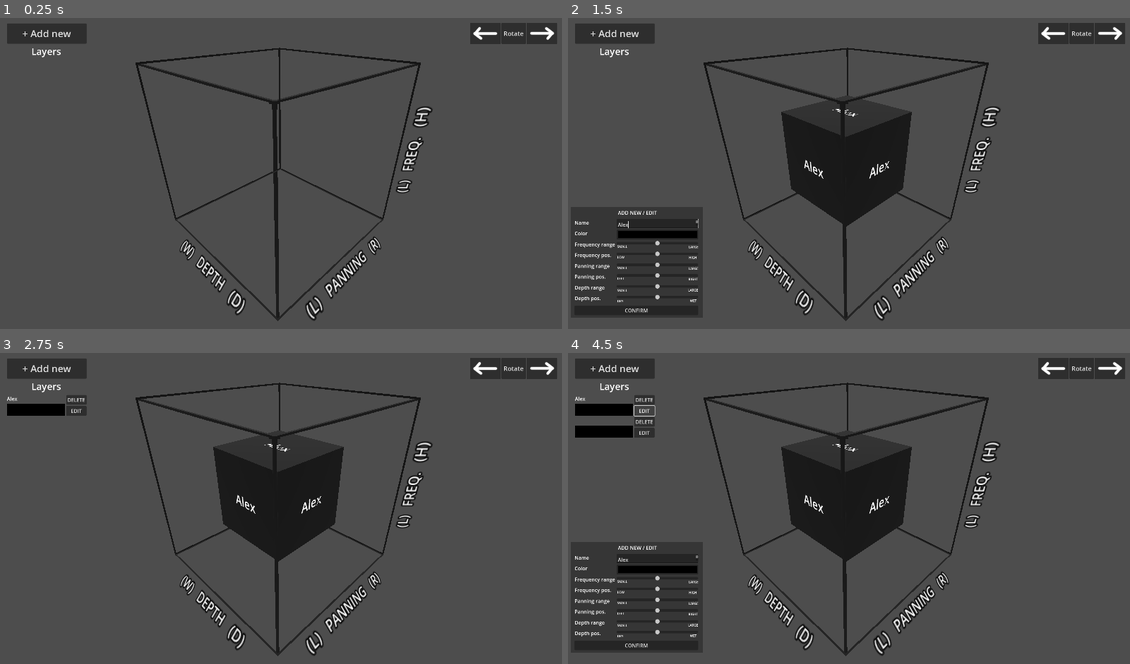
Above: before the commit, frames 1-4 (two rows, left to right).
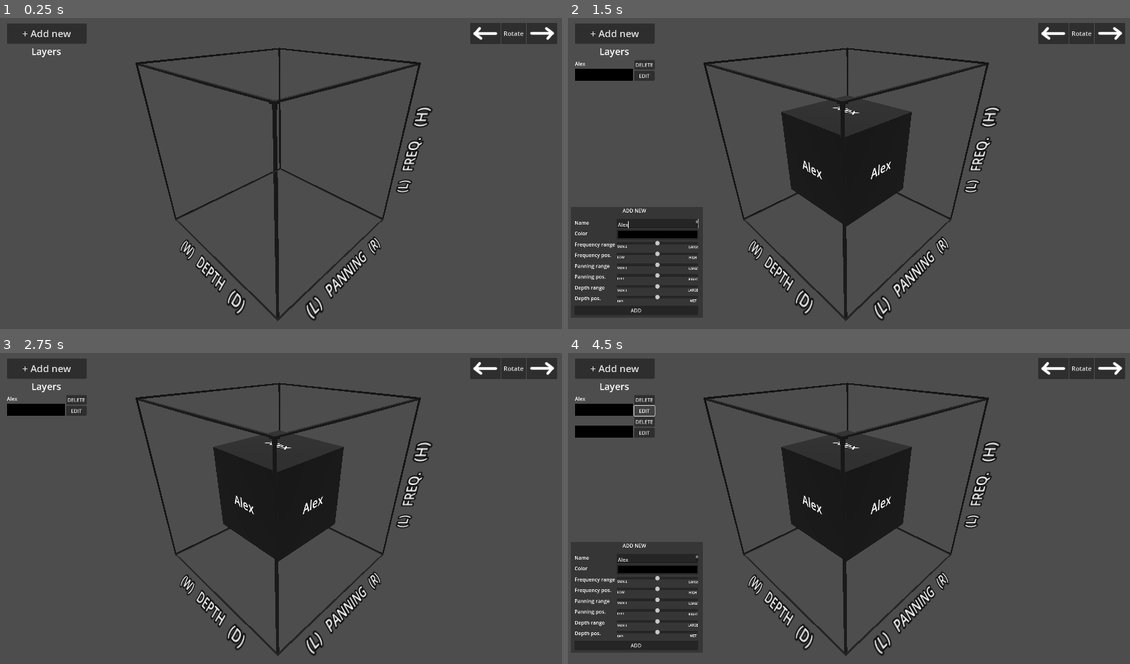
Above: after the commit, the same moments.

Repository: Maxi0272/DDU-eksamen
Game: Godot game, scene res://main.tscn
The game is run twice, just before and just after one commit, with the same random seed, the same clock (stepped at 60 frames per second) and the same inputs.
Inputs (mouse positions are in pixels of both pictures, inside the frame that each line leads up to):
- Up to frame 1 (0.25 s): no input
- Up to frame 2 (1.5 s): click "+ Add new" at 0.5 s; click (657, 223) at 1.27 s; type "Alex" at 1.35 s
- Up to frame 3 (2.75 s): click "CONFIRM" (after the commit: "ADD") at 2 s
- Up to frame 4 (4.5 s): click "+ Add new" at 2.75 s; click "CONFIRM" (after the commit: "ADD") at 3.5 s; click "EDIT" at 4.25 s

The runs differ from the first frame. In frame 2, 0.9% of the frame differs, in the area x 1-58%, y 13-95%; in frame 3, 0.2%; in frame 4, 0.3%.

Commit message:
fixed bug with edit button
Fised an issue where the layer wouldnt appear when pressing edit button while adding a new box

Diff:
--- a/Program/Box_list_container.gd
+++ b/Program/Box_list_container.gd
@@ -1,6 +1,15 @@
 extends VBoxContainer
 const inner_box = preload("res://Inner_box_template.tscn")
 
+
+func _on_add_new_pressed():
+#	await get_tree().create_timer(0.5).timeout
+#	var box_list_inst = inner_box.instantiate()
+#	self.add_child(box_list_inst)
+	pass
+
+
 func _on_new_box_buttonpress():
-	var box_list_inst = inner_box.instantiate()
-	self.add_child(box_list_inst)
+#	var box_list_inst = inner_box.instantiate()
+#	self.add_child(box_list_inst)
+	pass
--- a/Program/Camera_point.gd
+++ b/Program/Camera_point.gd
@@ -1,6 +1,7 @@
 extends Node3D
 var toggleL = false
 var toggleR = false
+
 
 func _process(_delta):
 	if Input.is_action_pressed("ui_left"):
@@ -11,6 +12,7 @@
 		rotate_y(-0.01)
 #Toggle for rotate RIGHT with arrowkey
 
+#		rotate_x(-0.01)
 	if toggleL:
 		rotate_y(0.01)
 	if toggleR:
--- a/Program/Inner_box_template.gd
+++ b/Program/Inner_box_template.gd
@@ -3,13 +3,14 @@
 @onready var color_rect = $Color_rect_vbox/ColorRect
 signal edit
 
-var box_id = Manager.id - 1
+var box_id = Manager.id
 
 func _ready():
 	size_flags_vertical = SIZE_EXPAND
 # 	Tænder for "Expand" på Hbox fordi dette ikke kan gøres i scenen da den ikke er barn af en control node
 
 func _process(_delta):
+	print(box_id)
 	label.text = Manager.test[box_id]["name"]
 	color_rect.color = Manager.test[box_id]["color"]
 
--- /dev/null
+++ b/Program/Outerbox.gd
@@ -0,0 +1,24 @@
+extends CSGBox3D
+@onready var outerbox = $"."
+
+
+var my_basis = Basis.IDENTITY
+var angle = TAU / 2
+# Called when the node enters the scene tree for the first time.
+func _ready():
+	pass # Replace with function body.
+#
+#func _process(delta: float) -> void:
+#	basis = basis.rotated(Vector3.UP, rad_to_deg(delta * 360))
+
+# Called every frame. 'delta' is the elapsed time since the previous frame.
+func _process(delta):
+#	self.my_basis
+#	if Input.is_action_pressed("ui_right"):
+#		my_basis = my_basis.rotated(Vector3.DOWN, 0.01)
+#		basis = my_basis
+##Toggle for rotate RIGHT with arrowkey
+#	if Input.is_action_pressed("ui_up"):
+#		my_basis = my_basis.rotated(Vector3.RIGHT, 0.01)
+#		basis = my_basis
+	pass
--- a/Program/main.gd
+++ b/Program/main.gd
@@ -1,12 +1,17 @@
 extends Node3D
 @onready var new_box = $Canvas_layer/HUD/New_box
+const inner_box = preload("res://Inner_box_template.tscn")
+@onready var box_list_container = $Canvas_layer/HUD/Box_list_container
 
 func _on_add_new_pressed():
 	new_box.show()
 	if Manager.shown == 0:
+		print ("working")
 		var new_dict = {Manager.id:{"id" : Manager.id, "name" : "", "color" : Color(0,0,0,1),  "freq_low" : 50, "freq_high" : 50, "pan_pos" : 50, "pan_size" : 50 ,"depth_low" : 50, "depth_high": 50, "hidden" : false, "editing" : false}}
 		Manager.test.merge(new_dict)
 		Manager.shown = 1
 	var box_3d = load("res://standard_box.tscn").instantiate()
 	$Outerbox.add_child(box_3d)
 	box_3d.position = Vector3(-50,-50,-50)
+#	var box_list_inst = inner_box.instantiate()
+#	box_list_container.add_child(box_list_inst)
--- a/Program/main.tscn
+++ b/Program/main.tscn
@@ -1,8 +1,9 @@
-[gd_scene load_steps=8 format=3 uid="uid://ce6m8secxwxlj"]
+[gd_scene load_steps=9 format=3 uid="uid://ce6m8secxwxlj"]
 
 [ext_resource type="Shader" path="res://main.gdshader" id="1_j7sod"]
 [ext_resource type="Script" path="res://main.gd" id="1_uis4v"]
 [ext_resource type="Script" path="res://Box_list_container.gd" id="3_6u030"]
+[ext_resource type="Script" path="res://Outerbox.gd" id="3_12dup"]
 [ext_resource type="Script" path="res://Camera_point.gd" id="4_6qh1k"]
 [ext_resource type="PackedScene" uid="uid://cq6ckwwmv3k7g" path="res://new_box.tscn" id="5_i3mma"]
 [ext_resource type="Texture2D" uid="uid://cfeie2h0sp4b1" path="res://Untitled-1.png" id="5_nke22"]
@@ -38,6 +39,7 @@
 transform = Transform3D(1, 0, 0, 0, 1, 0, 0, 0, 1, 50, 50, 50)
 material_override = SubResource("ShaderMaterial_c4s5m")
 size = Vector3(100, 100, 100)
+script = ExtResource("3_12dup")
 
 [node name="Panning" type="Label3D" parent="Outerbox"]
 transform = Transform3D(-4.37114e-08, -0.707107, 0.707107, 0, 0.707107, 0.707107, -1, 3.09086e-08, -3.09086e-08, 55, -55, 0)
@@ -184,6 +186,7 @@
 fov = 60.0
 
 [connection signal="pressed" from="Canvas_layer/HUD/add_new" to="." method="_on_add_new_pressed"]
+[connection signal="pressed" from="Canvas_layer/HUD/add_new" to="Canvas_layer/HUD/New_box" method="_on_add_new_pressed"]
 [connection signal="buttonpress" from="Canvas_layer/HUD/New_box" to="Canvas_layer/HUD/Box_list_container" method="_on_new_box_buttonpress"]
 [connection signal="button_down" from="Canvas_layer/HUD/Right" to="Camera_point" method="_on_right_button_down"]
 [connection signal="button_up" from="Canvas_layer/HUD/Right" to="Camera_point" method="_on_right_button_up"]
--- a/Program/new_box.gd
+++ b/Program/new_box.gd
@@ -1,5 +1,6 @@
 extends Control
 signal buttonpress
+const inner_box = preload("res://Inner_box_template.tscn")
 @onready var name_edit = $VBoxContainer/Name_field/Name_edit
 @onready var color_button = $VBoxContainer/Color_field/Color_button
 @onready var freq_slider_range = $VBoxContainer/Freq_field_low/freq_slider_range
@@ -25,19 +26,21 @@
 
 
 func _on_add_but_pressed():
-	hidden_box = Manager.test[editing_id]["hidden"]
-	Manager.id += 1
-	self_id = Manager.id
-	var new_dict = {Manager.id:{"id" : Manager.id, "name" : "", "color" : Color(0,0,0,1),  "freq_low" : 50, "freq_high" : 50, "pan_pos" : 50 , "pan_size" : 50, "depth_low" : 50, "depth_high": 50, "hidden" : false, "editing" : false}}
-	Manager.test.merge(new_dict)
-	if Manager.test[editing_id]["editing"] == true:
-		pass
-	else:
-		buttonpress.emit()
-	Manager.test[editing_id]["editing"] = false
+#	hidden_box = Manager.test[editing_id]["hidden"]
+#	Manager.id += 1
+#	self_id = Manager.id
+#	var new_dict = {Manager.id:{"id" : Manager.id, "name" : "", "color" : Color(0,0,0,1),  "freq_low" : 50, "freq_high" : 50, "pan_pos" : 50 , "pan_size" : 50, "depth_low" : 50, "depth_high": 50, "hidden" : false, "editing" : false}}
+#	Manager.test.merge(new_dict)
+#	if Manager.test[editing_id]["editing"] == true:
+#		pass
+#	else:
+#		buttonpress.emit()
+#	Manager.test[editing_id]["editing"] = false
 	self.hide()
-	reset_slider()
 	Manager.shown = 0
+#	Manager.id += 1
+#	self_id = Manager.id
+
 
 
 func reset_slider():
@@ -132,3 +135,25 @@
 		Manager.test[editing_id]["name"] = name_edit.text
 	else:
 		Manager.test[self_id]["name"] = name_edit.text
+
+
+func _on_add_new_pressed():
+	print("pressed")
+	self_id = Manager.id
+	hidden_box = Manager.test[editing_id]["hidden"]
+#	self_id = Manager.id
+	var new_dict = {Manager.id:{"id" : Manager.id, "name" : "", "color" : Color(0,0,0,1),  "freq_low" : 50, "freq_high" : 50, "pan_pos" : 50 , "pan_size" : 50, "depth_low" : 50, "depth_high": 50, "hidden" : false, "editing" : false}}
+	Manager.test.merge(new_dict)
+	if Manager.test[editing_id]["editing"] == true:
+		pass
+	else:
+		buttonpress.emit()
+	Manager.test[editing_id]["editing"] = false
+#	self.hide()
+#	reset_slider()
+#	Manager.shown = 0
+	var box_list_inst = inner_box.instantiate()
+	box_list_container.add_child(box_list_inst)
+	Manager.id += 1
+	reset_slider()
+	print(self_id)
--- a/Program/new_box.tscn
+++ b/Program/new_box.tscn
@@ -33,11 +33,11 @@
 
 [node name="add_new_text" type="RichTextLabel" parent="."]
 layout_mode = 0
-offset_left = 149.0
-offset_top = 6.0
-offset_right = 284.0
-offset_bottom = 46.0
-text = "ADD NEW / EDIT"
+offset_left = 164.0
+offset_top = -1.0
+offset_right = 246.0
+offset_bottom = 39.0
+text = "ADD NEW"
 scroll_active = false
 
 [node name="VBoxContainer" type="VBoxContainer" parent="."]
@@ -306,7 +306,7 @@
 [node name="Add_but" type="Button" parent="VBoxContainer"]
 layout_mode = 2
 size_flags_vertical = 3
-text = "CONFIRM"
+text = "ADD"
 
 [connection signal="text_changed" from="VBoxContainer/Name_field/Name_edit" to="." method="_on_name_edit_text_changed"]
 [connection signal="color_changed" from="VBoxContainer/Color_field/Color_button" to="." method="_on_color_button_color_changed"]
--- a/Program/standard_box.gd
+++ b/Program/standard_box.gd
@@ -38,15 +38,16 @@
 	for i in inner_box.get_children():
 		i.scale = Vector3(50,50,50)
 		i.text = Manager.test[id]["name"]
-	front.position.x = inner_box.size.x /2
 
-	back.position.x = -inner_box.size.x /2
+	front.position.x = inner_box.size.x /2 +1
 
-	right.position.z = inner_box.size.z /2
+	back.position.x = -inner_box.size.x /2 -1
 
-	left.position.z = -inner_box.size.z /2
+	right.position.z = inner_box.size.z /2 +1
 
-	top.position.y = inner_box.size.y /2
+	left.position.z = -inner_box.size.z /2 -1
+
+	top.position.y = inner_box.size.y /2 +1
 
 	if Manager.test[id]["hidden"] == true:
 		queue_free()
